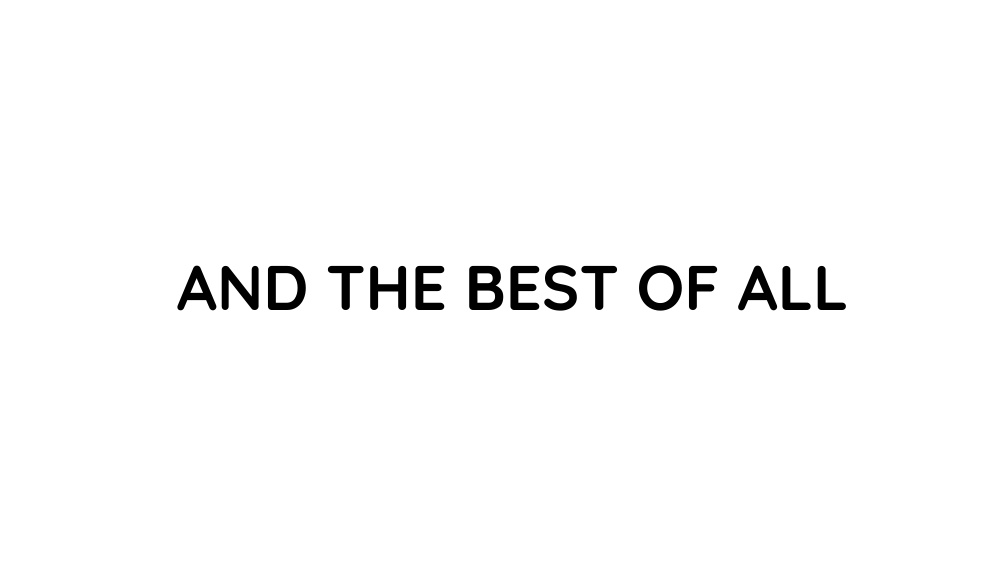
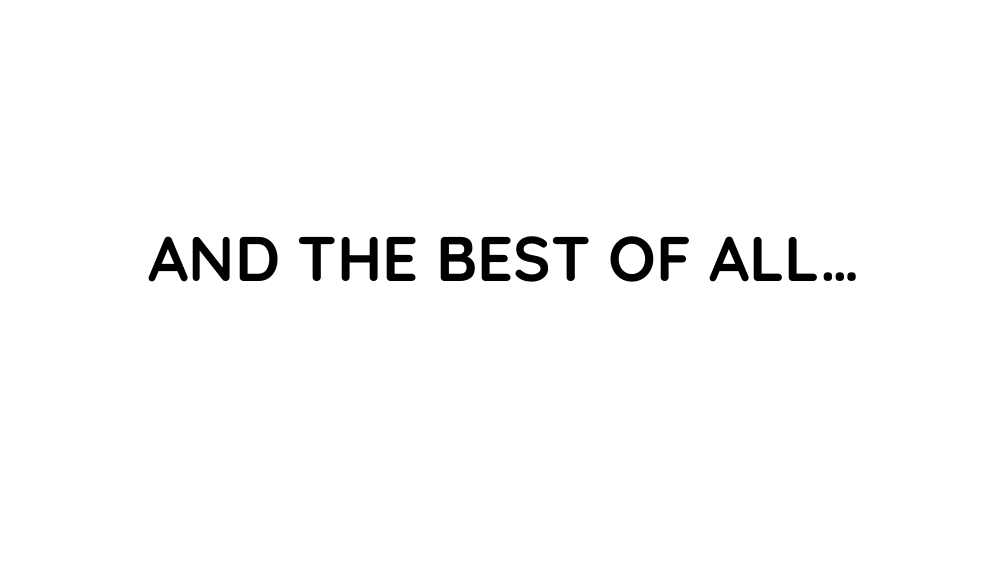
Before and after one commit to petargeorgiev18/SmartMeds, a slide deck: slide 6 of SmartMeds.pptx. Drawn at 1008x567 pixels with LibreOffice and Linux fonts; fonts in the diff are those of the drawing; background and template pictures are left out. Boxes give left, top, right and bottom in pixels: in the first picture for what was removed or moved away, otherwise in the second. Text is boxed around its words. In the diff, an @@ line names an element or a change of style, - is before the commit and + after.

```diff
--- a/SmartMeds.pptx
+++ b/SmartMeds.pptx
@@ title at box(149, 236, 859, 282): text changed @@
-AND THE BEST OF ALL
+AND THE BEST OF ALL…
```
Also in this commit, not shown: 5 other slides changed, 3 slides added.
